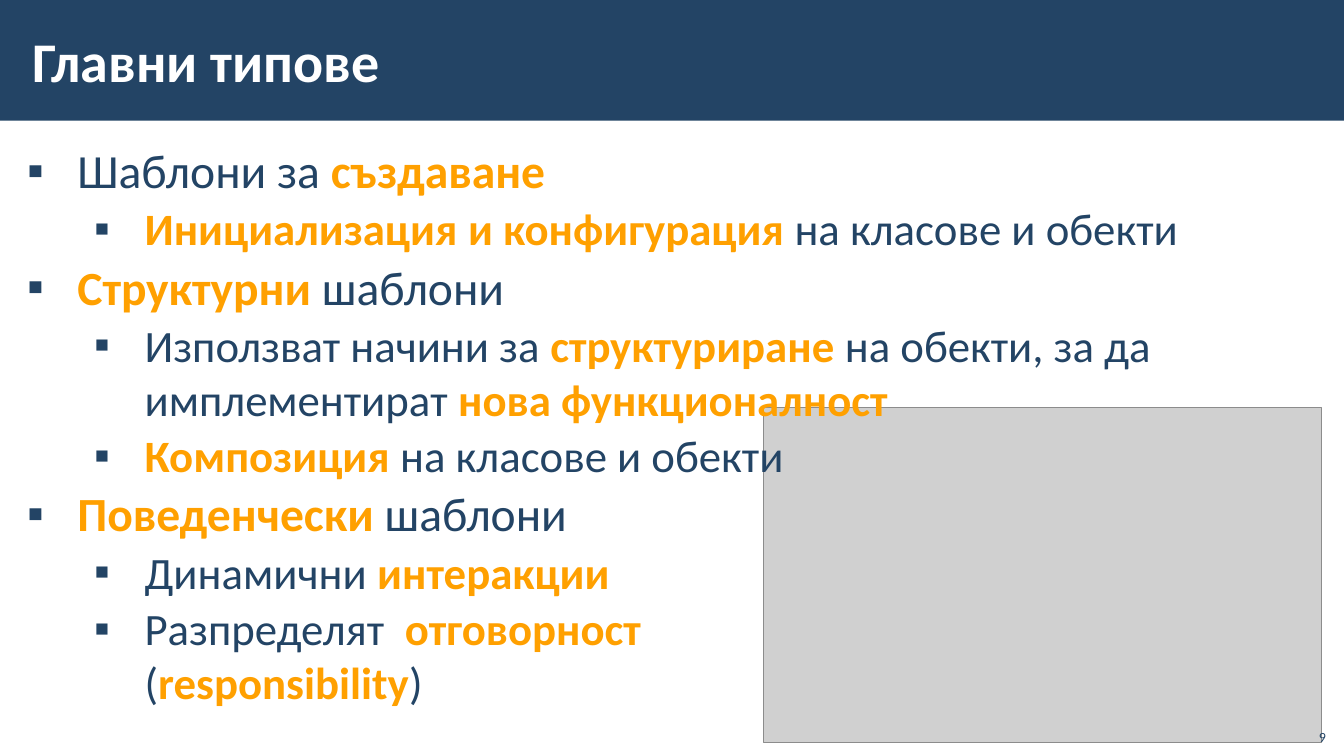
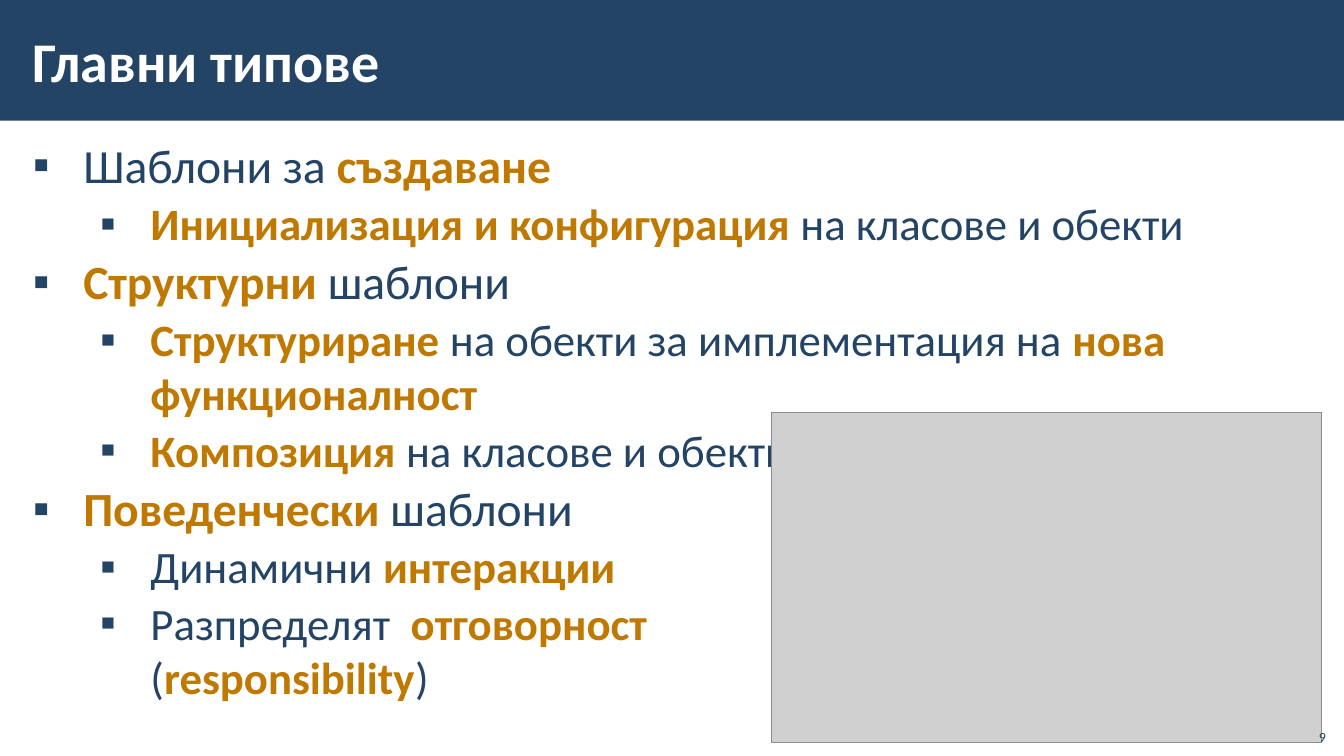
Before and after one commit to BG-IT-Edu/School-Programming, a slide deck: slide 9 of Courses/Software-Sciences/Module-1-OOP/14-Design-Patterns/14-Design-Patterns.pptx. Drawn at 1344x756 pixels with LibreOffice and Linux fonts; fonts in the diff are those of the drawing; grey boxes stand for pictures; background and template pictures are left out. Boxes give left, top, right and bottom in pixels: in the first picture for what was removed or moved away, otherwise in the second. Text is boxed around its words. In the diff, an @@ line names an element or a change of style, - is before the commit and + after.

```diff
--- a/Courses/Software-Sciences/Module-1-OOP/14-Design-Patterns/14-Design-Patterns.pptx
+++ b/Courses/Software-Sciences/Module-1-OOP/14-Design-Patterns/14-Design-Patterns.pptx
@@ text at (x1=83, y1=150, x2=1184, y2=701): text colour #FFA000 to #BF7800 in "създаване", "Инициализация и конфигурация", "Структурни", "Композиция" and 3 more places @@
@@ text at (x1=150, y1=325, x2=1165, y2=418): text changed; text colour #234465 to #BF7800; bold on @@
-  ▪ Използват начини за структуриране на обекти, за да имплементират нова функционалност
+  ▪ Структуриране на обекти за имплементация на нова функционалност
@@ picture resized from (x1=764, y1=408, x2=1322, y2=743) to (x1=772, y1=412, x2=1322, y2=742) @@
```
Also in this commit, not shown: 37 other slides changed, 3 slides added, 3 slides removed, 1 other file.
